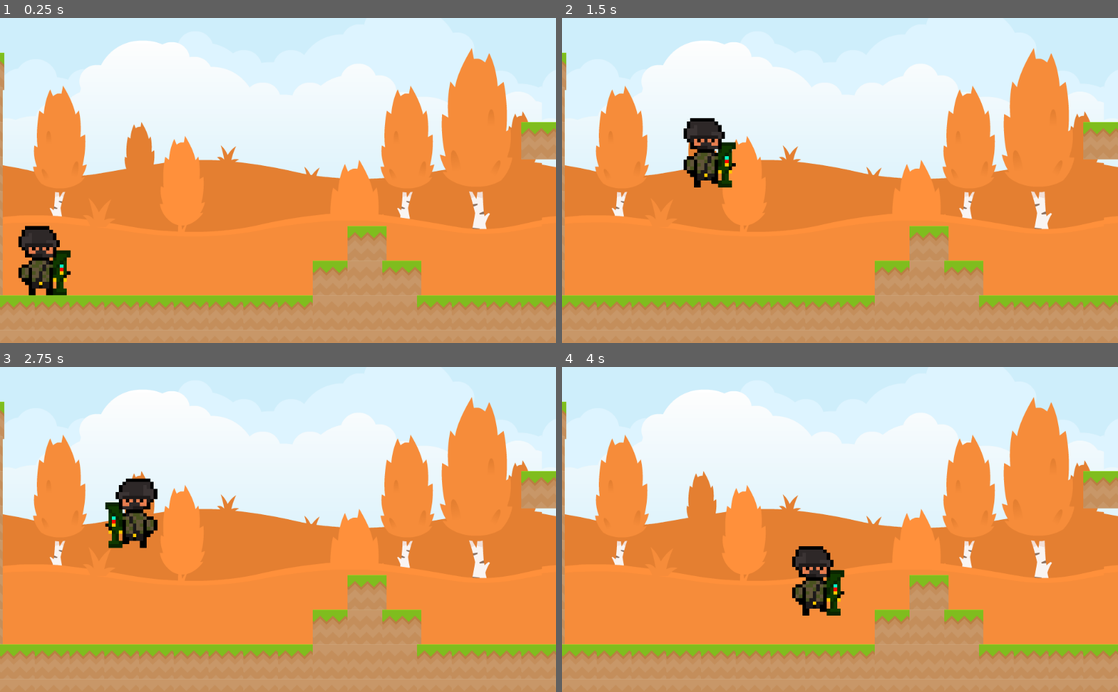
Above: before the commit, frames 1-4 (two rows, left to right).
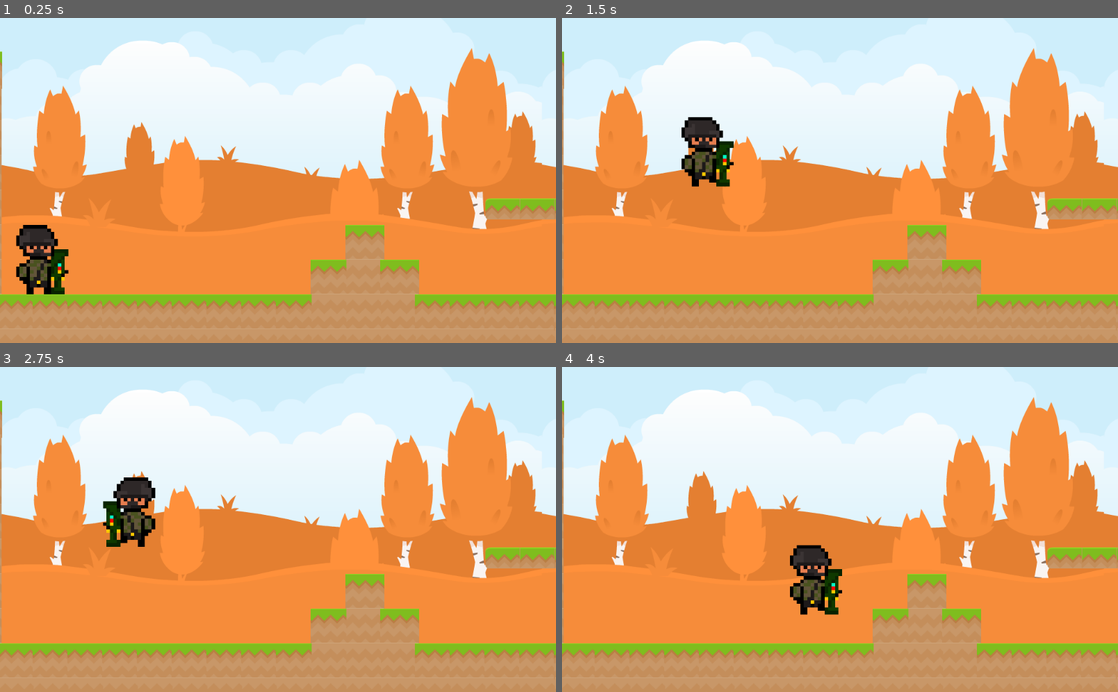
Above: after the commit, the same moments.

Repository: bsu-cs315/P2-ncbarber
Game: Godot game, scene res://src/Level.tscn
The game is run twice, just before and just after one commit, with the same random seed, the same clock (stepped at 60 frames per second) and the same inputs.
Inputs:
- Up to frame 1 (0.25 s): no input
- Up to frame 2 (1.5 s): tap Enter at 0.5 s; hold Space (rocket_launch) 0.53-1.28 s; hold D (right) from 0.53 s (still down); tap W (jump) at 0.77 s; tap Space (rocket_launch) at 1.35 s
- Up to frame 3 (2.75 s): tap W (jump) at 1.52 s; release D (right) at 2.03 s; hold Left (left) from 2.03 s (still down); hold Space (rocket_launch) from 2.03 s (still down)
- Up to frame 4 (4 s): release Left (left) at 2.78 s; release Space (rocket_launch) at 2.78 s; hold D (right) from 2.78 s (still down); tap Space (rocket_launch) at 2.85 s; tap W (jump) at 3.02, 3.77 s; hold Space (rocket_launch) from 3.53 s (still down)

The runs differ from the first frame. In frame 1, 4.1% of the frame differs, in the area x 0-100%, y 10-96%; in frame 2, 4.1%; in frame 3, 4.1%; in frame 4, 4.1%.

Commit message:
Edit animation, add one way tile map pieces

Diff:
--- a/project/src/Character.gd
+++ b/project/src/Character.gd
@@ -11,6 +11,10 @@
 func _physics_process(delta):
 	velocity.x = 0
 
+	if velocity.x == 0 and is_on_floor():
+		$AnimatedSprite.animation = "idle"
+		$AnimatedSprite.play()
+
 	if Input.is_action_pressed("jump"):
 		if is_on_floor():
 			velocity.y = jumpPower
@@ -23,6 +27,12 @@
 			jumpped = true
 			$AnimatedSprite.animation = "jumping"
 			$AnimatedSprite.play()
+
+	if Input.is_action_pressed("down"):
+		if is_on_floor() and velocity.x == 0:
+			$AnimatedSprite.animation = "ducking"
+			$AnimatedSprite.play()
+
 	if Input.is_action_pressed("right"):
 		velocity.x += speed
 		if is_on_floor():
@@ -36,14 +46,6 @@
 			$AnimatedSprite.flip_h = true
 			$AnimatedSprite.play()
 
-	if velocity.x == 0 and is_on_floor():
-		$AnimatedSprite.animation = "idle"
-		$AnimatedSprite.play()
-	if Input.is_action_pressed("down"):
-		if is_on_floor() and velocity.x == 0:
-			$AnimatedSprite.animation = "ducking"
-			$AnimatedSprite.play()
-
 	velocity.y += gravity * delta
 	if jumpped and is_on_floor():
 		jumpped = false
--- a/project/src/Level.tscn
+++ b/project/src/Level.tscn
@@ -9,6 +9,15 @@
 
 [sub_resource type="ConvexPolygonShape2D" id=2]
 points = PoolVector2Array( 0, 0, 69, 0, 69, 70, 0, 70 )
+
+[sub_resource type="ConvexPolygonShape2D" id=4]
+points = PoolVector2Array( 0, 0, 68, 0, 68, 39, 0, 39 )
+
+[sub_resource type="ConvexPolygonShape2D" id=5]
+points = PoolVector2Array( 0, 0, 71, 0, 71, 39, 0, 39 )
+
+[sub_resource type="ConvexPolygonShape2D" id=6]
+points = PoolVector2Array( 0, 0, 72, 0, 72, 39, 0, 39 )
 
 [sub_resource type="TileSet" id=3]
 0/name = "tiles.png 0"
@@ -53,6 +62,69 @@
 "shape_transform": Transform2D( 1, 0, 0, 1, 0, 0 )
 } ]
 1/z_index = 0
+3/name = "tiles.png 3"
+3/texture = ExtResource( 2 )
+3/tex_offset = Vector2( 0, 0 )
+3/modulate = Color( 1, 1, 1, 1 )
+3/region = Rect2( 0, 0, 68, 39 )
+3/tile_mode = 0
+3/occluder_offset = Vector2( 0, 0 )
+3/navigation_offset = Vector2( 0, 0 )
+3/shape_offset = Vector2( 0, 0 )
+3/shape_transform = Transform2D( 1, 0, 0, 1, 0, 0 )
+3/shape = SubResource( 4 )
+3/shape_one_way = true
+3/shape_one_way_margin = 1.0
+3/shapes = [ {
+"autotile_coord": Vector2( 0, 0 ),
+"one_way": true,
+"one_way_margin": 1.0,
+"shape": SubResource( 4 ),
+"shape_transform": Transform2D( 1, 0, 0, 1, 0, 0 )
+} ]
+3/z_index = 0
+4/name = "tiles.png 4"
+4/texture = ExtResource( 2 )
+4/tex_offset = Vector2( 0, 0 )
+4/modulate = Color( 1, 1, 1, 1 )
+4/region = Rect2( 139, 210, 71, 39 )
+4/tile_mode = 0
+4/occluder_offset = Vector2( 0, 0 )
+4/navigation_offset = Vector2( 0, 0 )
+4/shape_offset = Vector2( 0, 0 )
+4/shape_transform = Transform2D( 1, 0, 0, 1, 0, 0 )
+4/shape = SubResource( 5 )
+4/shape_one_way = true
+4/shape_one_way_margin = 1.0
+4/shapes = [ {
+"autotile_coord": Vector2( 0, 0 ),
+"one_way": true,
+"one_way_margin": 1.0,
+"shape": SubResource( 5 ),
+"shape_transform": Transform2D( 1, 0, 0, 1, 0, 0 )
+} ]
+4/z_index = 0
+5/name = "tiles.png 5"
+5/texture = ExtResource( 2 )
+5/tex_offset = Vector2( 0, 0 )
+5/modulate = Color( 1, 1, 1, 1 )
+5/region = Rect2( 279, 421, 72, 39 )
+5/tile_mode = 0
+5/occluder_offset = Vector2( 0, 0 )
+5/navigation_offset = Vector2( 0, 0 )
+5/shape_offset = Vector2( 0, 0 )
+5/shape_transform = Transform2D( 1, 0, 0, 1, 0, 0 )
+5/shape = SubResource( 6 )
+5/shape_one_way = true
+5/shape_one_way_margin = 1.0
+5/shapes = [ {
+"autotile_coord": Vector2( 0, 0 ),
+"one_way": true,
+"one_way_margin": 1.0,
+"shape": SubResource( 6 ),
+"shape_transform": Transform2D( 1, 0, 0, 1, 0, 0 )
+} ]
+5/z_index = 0
 
 [node name="Level" type="Node2D"]
 script = ExtResource( 4 )
@@ -69,5 +141,6 @@
 
 [node name="TileMap" type="TileMap" parent="."]
 tile_set = SubResource( 3 )
+centered_textures = true
 format = 1
-tile_data = PoolIntArray( 65534, 0, 0, 131070, 1, 0, 131071, 0, 0, 196606, 1, 0, 196607, 1, 0, 262142, 1, 0, 262143, 1, 0, 196623, 0, 0, 196624, 0, 0, 196625, 0, 0, 196626, 0, 0, 196627, 0, 0, 327678, 1, 0, 327679, 1, 0, 393214, 1, 0, 393215, 1, 0, 458750, 1, 0, 458751, 1, 0, 393226, 0, 0, 524286, 1, 0, 524287, 1, 0, 458761, 0, 0, 458762, 1, 0, 458763, 0, 0, 589822, 1, 0, 589823, 1, 0, 524288, …(917 unchanged characters)…
+tile_data = PoolIntArray( 65534, 0, 0, 131070, 1, 0, 131071, 0, 0, 196606, 1, 0, 196607, 1, 0, 262142, 1, 0, 262143, 1, 0, 327678, 1, 0, 327679, 1, 0, 393214, 1, 0, 393215, 1, 0, 327694, 3, 0, 327695, 4, 0, 327696, 4, 0, 327697, 5, 0, 458750, 1, 0, 458751, 1, 0, 393225, 10, 0, 393226, 0, 0, 393227, 7, 0, 524286, 1, 0, 524287, 1, 0, 458760, 10, 0, 458761, 0, 0, 458762, 1, 0, 458763, 0, 0, 458764, 7, 0, 589822, 1, 0, 589823, 1, 0, 524288, …(917 unchanged characters)…
Not shown: 1 places in project/src/Level.tscn that only renumber resources
